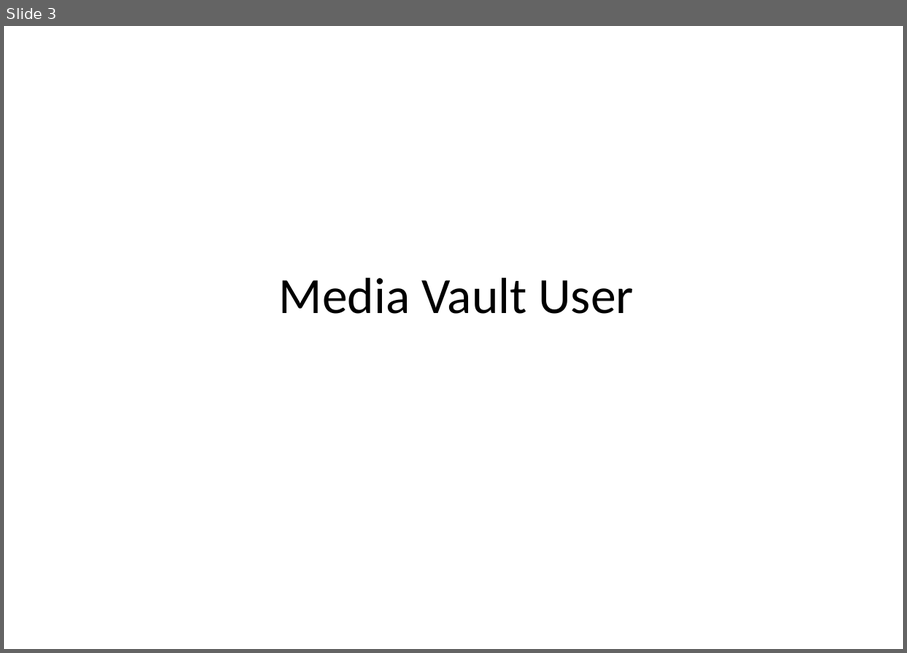
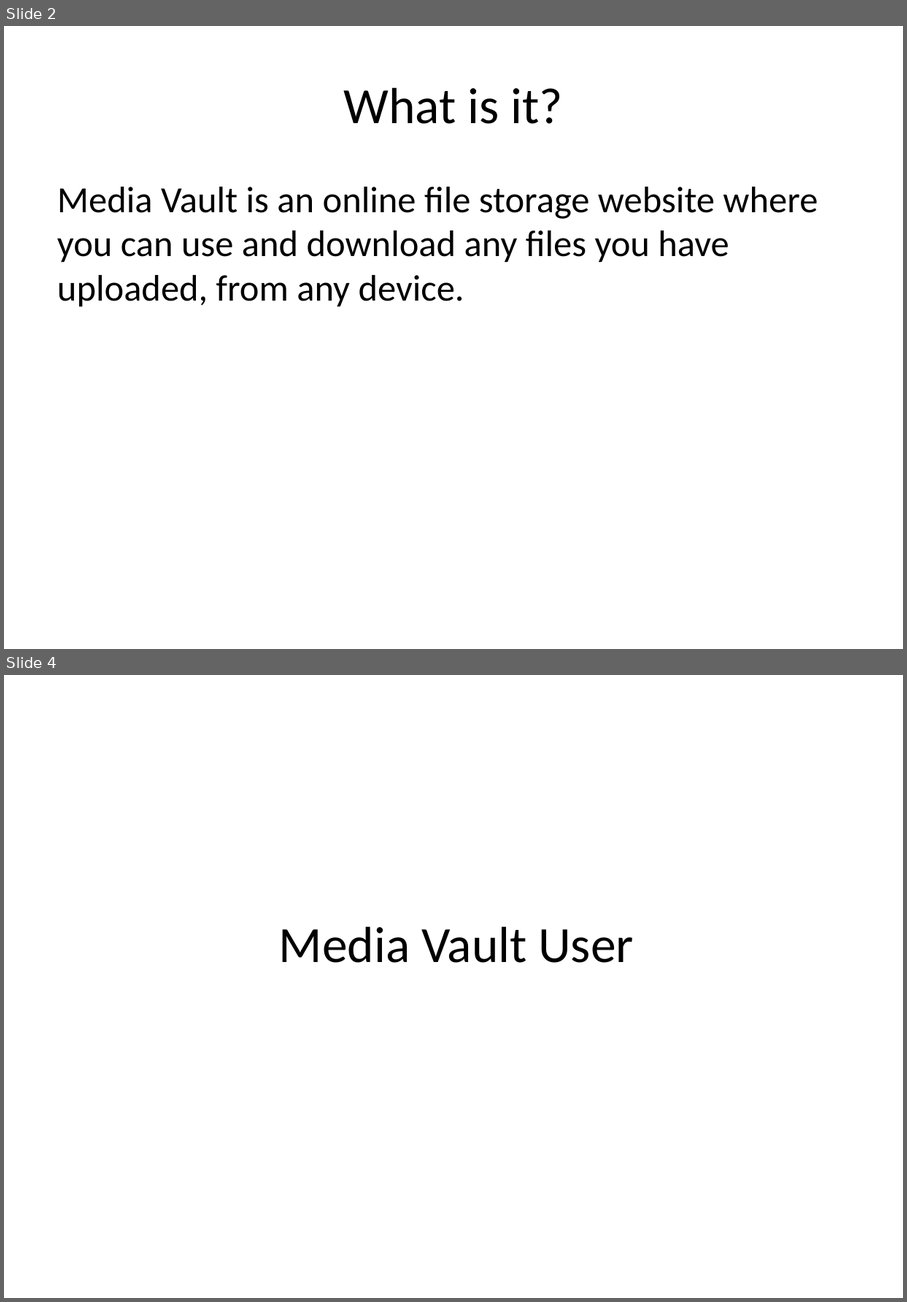
Before and after one commit to Lewibra/IFB299, a slide deck: Stories/Story Cards.pptx. Shown one above the other, each under a label of ours: slide 3 before the commit, slides 2 and 4 after it; the slides between them are not shown. The pictures are 907x653 and 907x1302 pixels, drawn with LibreOffice and Linux fonts; fonts in the diff are those of the drawing. Boxes give left, top, right and bottom in pixels: in the first picture for what was removed or moved away, otherwise in the second. Text is boxed around its words. In the diff, an @@ line names an element or a change of style, - is before the commit and + after.

```diff
--- a/Stories/Story Cards.pptx
+++ b/Stories/Story Cards.pptx
@@ slide 2 added at (4, 26, 903, 649), background #FFFFFF @@
@@ title added at (344, 87, 562, 124), 44 pt, text #000000 @@
+What is it?
@@ text added at (57, 187, 818, 306), 32 pt, text #000000 @@
+Media Vault is an online file storage website where you can use and download any files you have uploaded, from any device.
@@ what was slide 3 is now slide 4 @@
```
Also in this commit, not shown: 2 slides changed, 1 other slide added, 1 slide removed, 1 other file.
